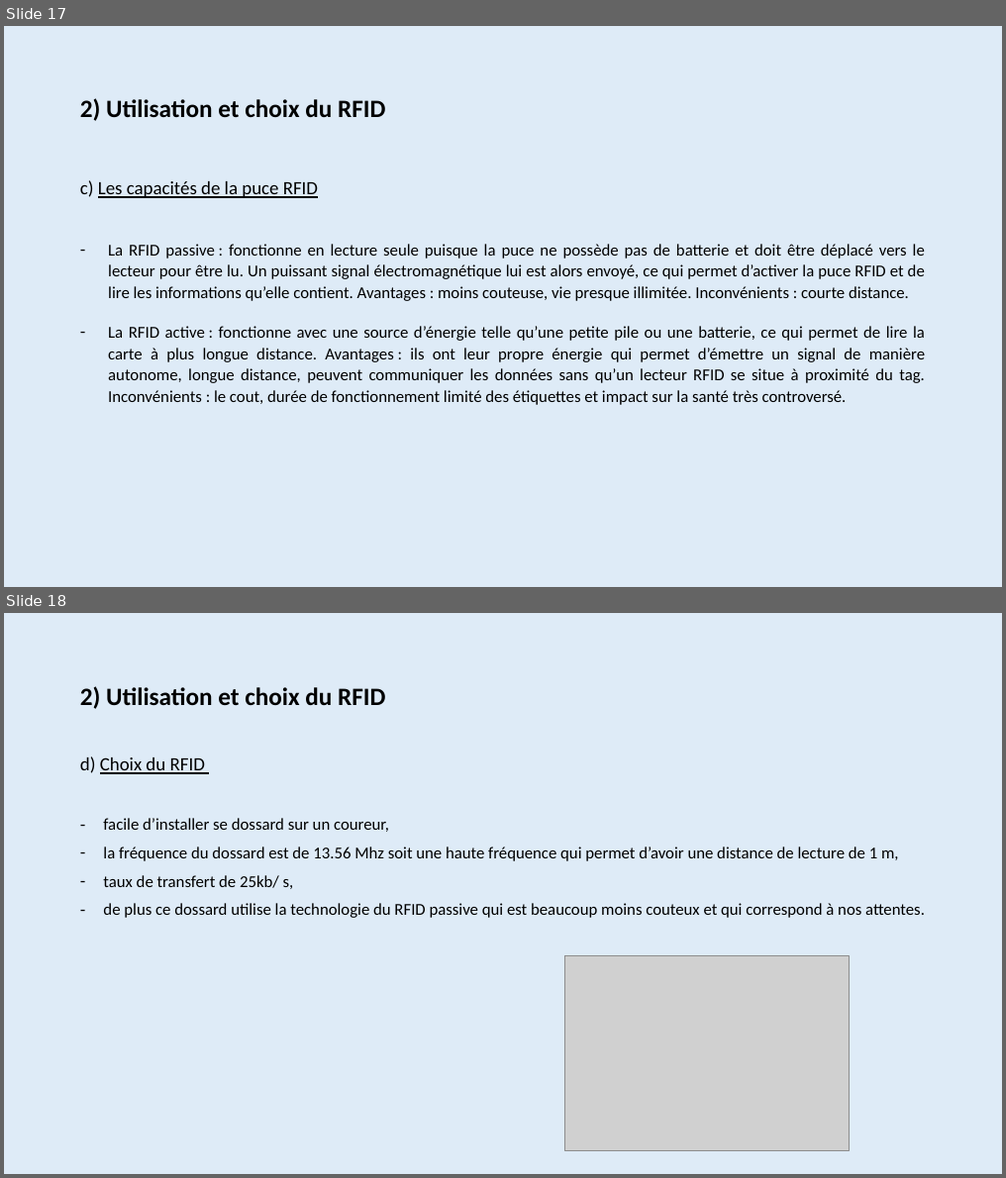
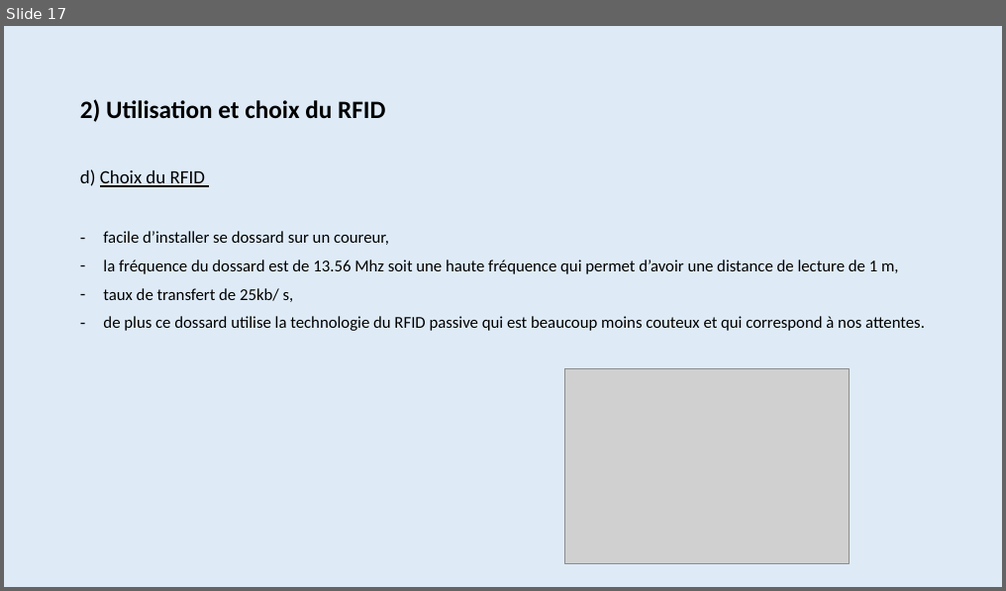
Before and after one commit to Maja2308/Projet_Cross, a slide deck: Diagrammes Communs/Presentation_Revue0.pptx. Shown one above the other, each under a label of ours: slides 17 and 18 before the commit, slide 17 after it. The pictures are 1006x1178 and 1006x591 pixels, drawn with LibreOffice and Linux fonts; fonts in the diff are those of the drawing; grey boxes stand for pictures. Boxes give left, top, right and bottom in pixels: in the first picture for what was removed or moved away, otherwise in the second. Text is boxed around its words. In the diff, an @@ line names an element or a change of style, - is before the commit and + after.

```diff
--- a/Diagrammes Communs/Presentation_Revue0.pptx
+++ b/Diagrammes Communs/Presentation_Revue0.pptx
@@ slide 17 removed at <box>4,26,1002,587</box>, background #DEEBF7 @@
@@ title removed at <box>80,98,385,121</box> @@
-  2) Utilisation et choix du RFID
@@ text removed at <box>80,180,925,405</box> @@
-c) Les capacités de la puce RFID
-– La RFID passive : fonctionne en lecture seule puisque la puce ne possède pas de batterie et doit être déplacé vers le lecteur pour être lu. Un puissant signal électromagnétique lui est alors envoyé, ce qui permet d’activer la puce RFID et de lire les informations qu’elle contient. Avantages : moins couteuse, vie presque illimitée. Inconvénients : courte distance.
-– La RFID active : fonctionne avec une source d’énergie telle qu’une petite pile ou une batterie, ce qui permet de lire la carte à plus longue distance. Avantages : ils ont leur propre énergie qui permet d’émettre un signal de manière autonome, longue distance, peuvent communiquer les données sans qu’un lecteur RFID se situe à proximité du tag. Inconvénients : le cout, durée de fonctionnement limité des étiquettes et impact sur la santé très controversé.
@@ what was slide 18 is now slide 17 @@
```
Also in this commit, not shown: 9 slides changed, 3 other files.
